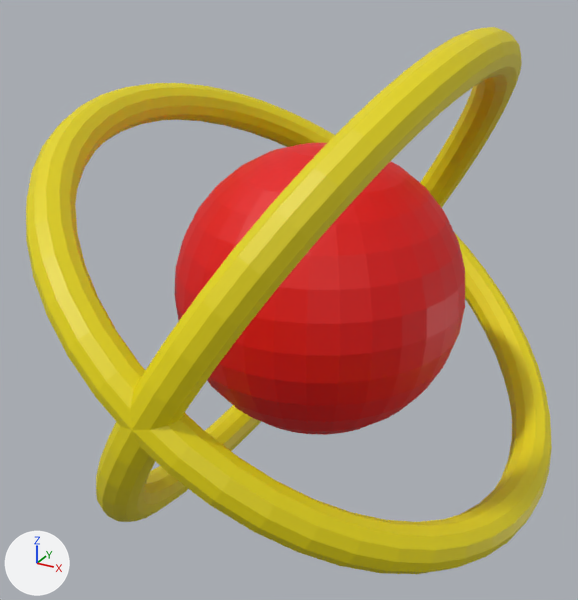
Before and after pictures for a commit that changed the glTF model marker_based/assets/oxygen.gltf.
Camera for both pictures: a 50 mm lens placed at (2.3, -4.61, 2.17), pointed at (-0.17, -0.13, -0.07). Lighting does not change. The marker at lower left points along +X, +Y and +Z. Where no turn or scale is listed for an object, it has been applied to the vertices.
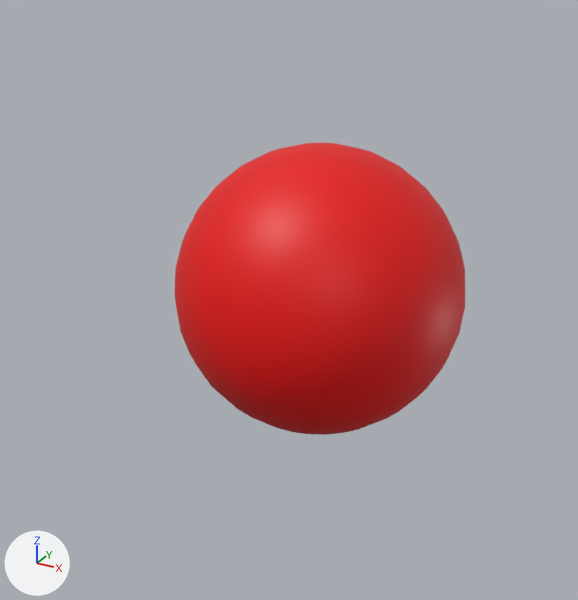
The change in detail:
Object 'Torus' (ob_torus) is deleted.
Object 'Torus.001' (ob_torus_001) is deleted.

Pixel boxes (x1, y1, x2, y2) of what changed, in the pictures (578 x 600 px):
'Torus.001', deleted (yellow)
    before: (26, 83, 552, 574)
'Torus', deleted (yellow)
    before: (96, 27, 522, 522)
